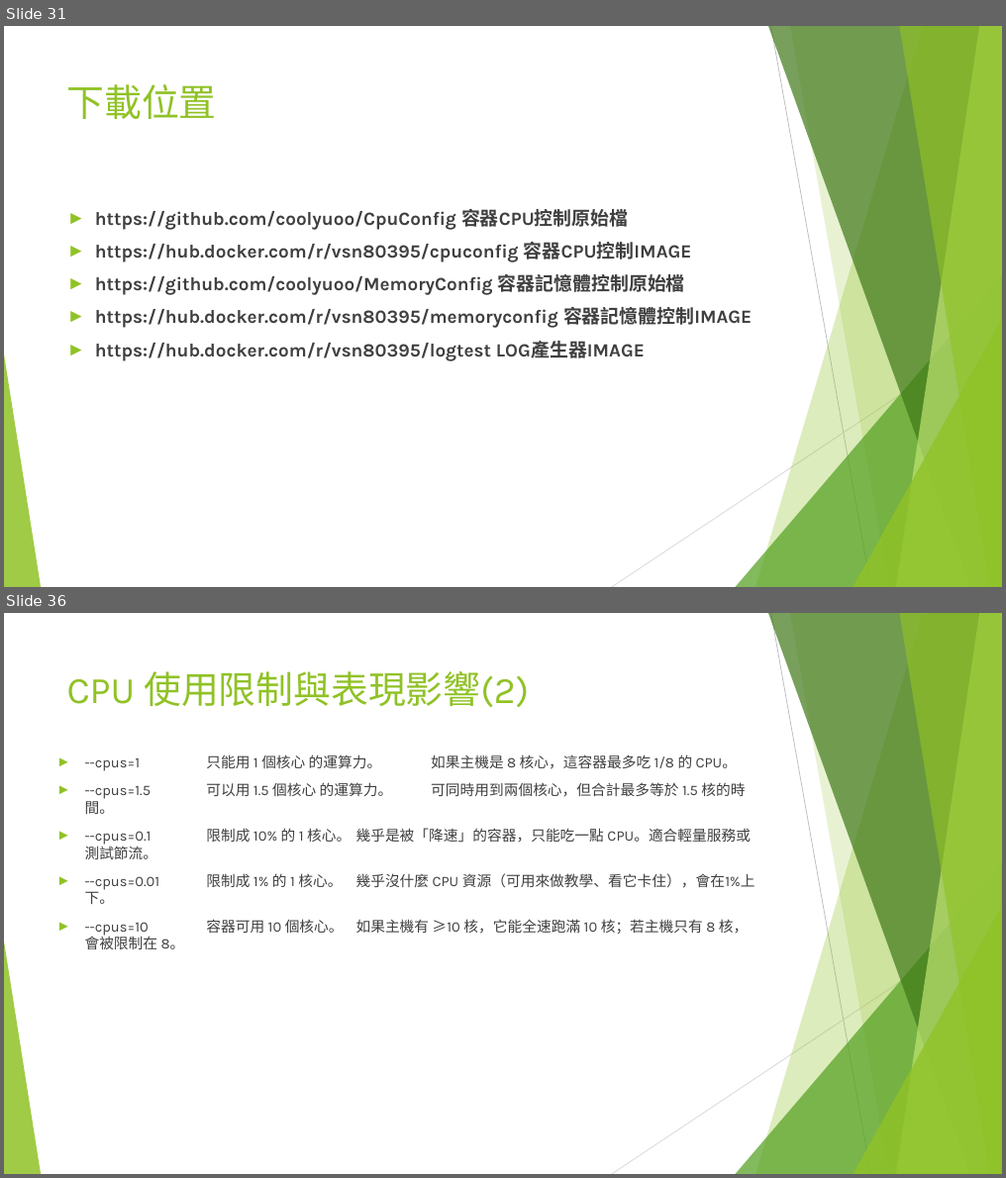
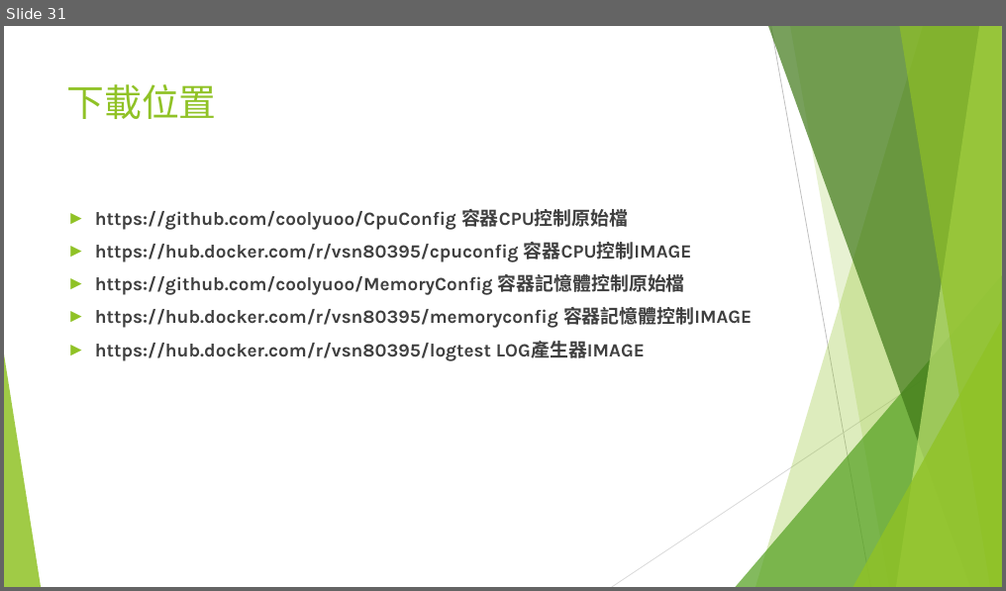
Before and after one commit to coolyuoo/Docker.Class4, a slide deck: 單元4.容器資源配置.pptx. Shown one above the other, each under a label of ours: slides 31 and 36 before the commit, slide 31 after it; the slides between them are not shown. The pictures are 1006x1178 and 1006x591 pixels, drawn with LibreOffice and Linux fonts; fonts in the diff are those of the drawing. Boxes give left, top, right and bottom in pixels: in the first picture for what was removed or moved away, otherwise in the second. Text is boxed around its words. In the diff, an @@ line names an element or a change of style, - is before the commit and + after.

```diff
--- a/單元4.容器資源配置.pptx
+++ b/單元4.容器資源配置.pptx
@@ slide 36 removed at (4,613,1002,1174), background #FFFFFF; not listed: 10 template elements that a slide beside it also shows @@
@@ title removed at (67,671,529,707) @@
-CPU 使用限制與表現影響(2)
@@ text removed at (85,755,755,936) @@
-► --cpus=1 只能用 1 個核心 的運算力。 如果主機是 8 核心，這容器最多吃 1/8 的 CPU。
-► --cpus=1.5 可以用 1.5 個核心 的運算力。 可同時用到兩個核心，但合計最多等於 1.5 核的時間。
-► --cpus=0.1 限制成 10% 的 1 核心。 幾乎是被「降速」的容器，只能吃一點 CPU。適合輕量服務或測試節流。
-► --cpus=0.01 限制成 1% 的 1 核心。 幾乎沒什麼 CPU 資源（可用來做教學、看它卡住），會在1%上下。
-► --cpus=10 容器可用 10 個核心。 如果主機有 ≥10 核，它能全速跑滿 10 核；若主機只有 8 核，會被限制在 8。
```
Also in this commit, not shown: 1 slide changed, 35 other slides removed, 1 other file.
